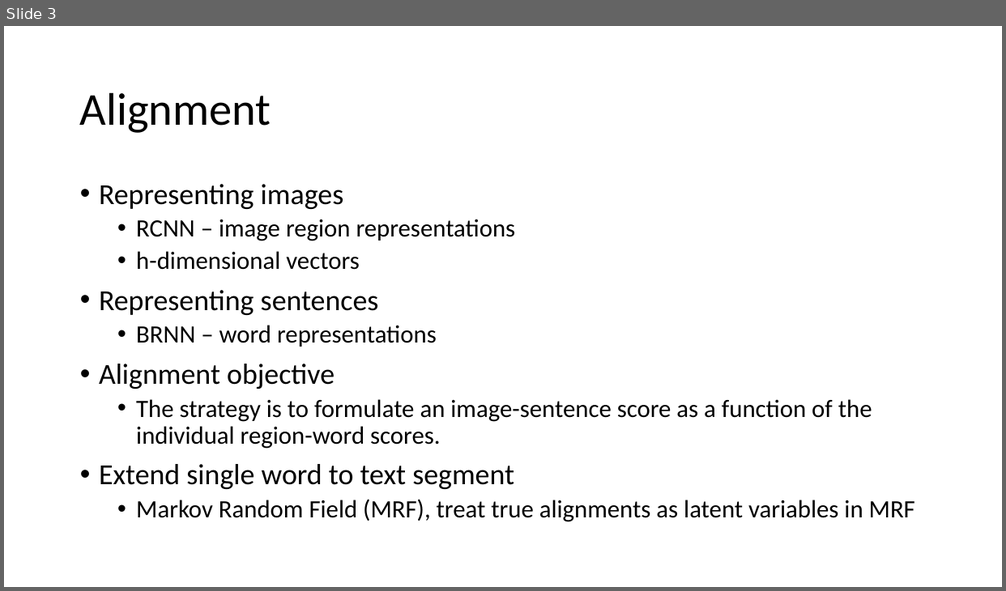
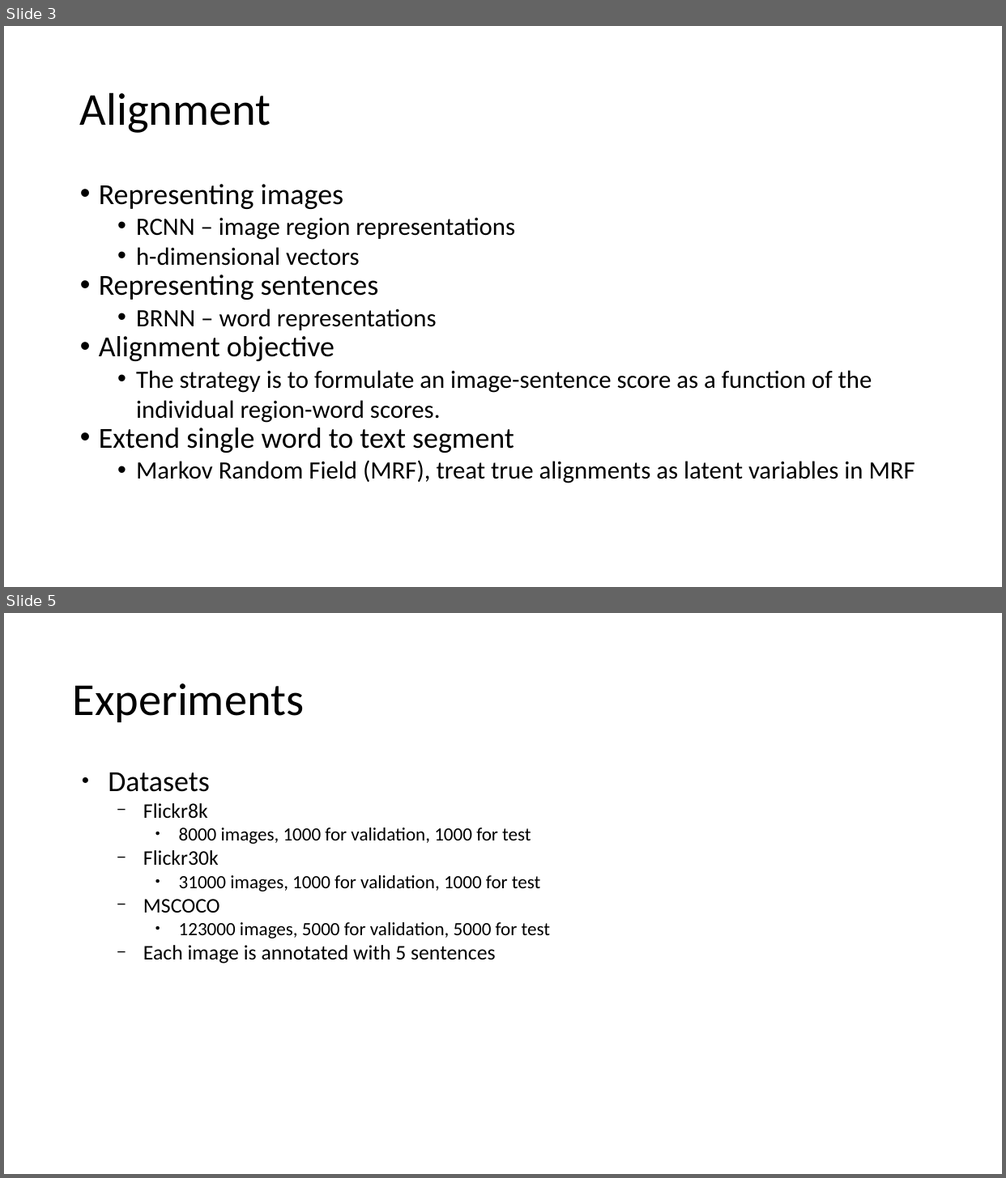
Before and after one commit to yysherlock/paper-notes, a slide deck: karpathy-cvpr2015.pptx. Shown one above the other, each under a label of ours: slide 3 before the commit, slides 3 and 5 after it; the slides between them are not shown. The pictures are 1006x591 and 1006x1178 pixels, drawn with LibreOffice and Linux fonts; fonts in the diff are those of the drawing. Boxes give left, top, right and bottom in pixels: in the first picture for what was removed or moved away, otherwise in the second. Text is boxed around its words. In the diff, an @@ line names an element or a change of style, - is before the commit and + after.

```diff
--- a/karpathy-cvpr2015.pptx
+++ b/karpathy-cvpr2015.pptx
@@ slide 5 added at <box>4,613,1002,1174</box>, background #FFFFFF @@
@@ text added at <box>73,683,305,722</box>, 44 pt, text #000000 @@
+Experiments
@@ text added at <box>108,773,550,964</box>, 18 pt, text #000000 @@
+● Datasets
+  − Flickr8k
+    ● 8000 images, 1000 for validation, 1000 for test
+  − Flickr30k
+    ● 31000 images, 1000 for validation, 1000 for test
+  − MSCOCO
+    ● 123000 images, 5000 for validation, 5000 for test
+  − Each image is annotated with 5 sentences
@@ slide 3 changed as well @@
@@ text "Representing images" at <box>99,184,915,484</box>: less space between paragraphs; line spacing 0.9 to 1 @@
```
Also in this commit, not shown: 2 other slides changed, 1 other slide added, 1 slide removed, 1 other file.
